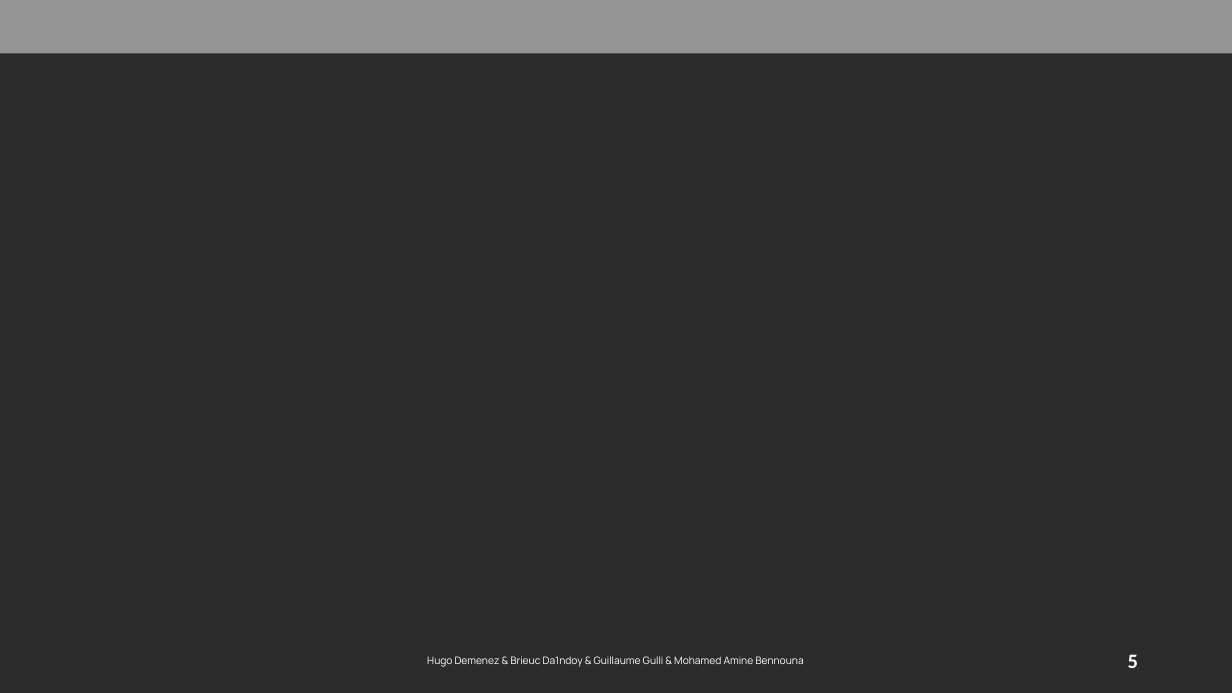
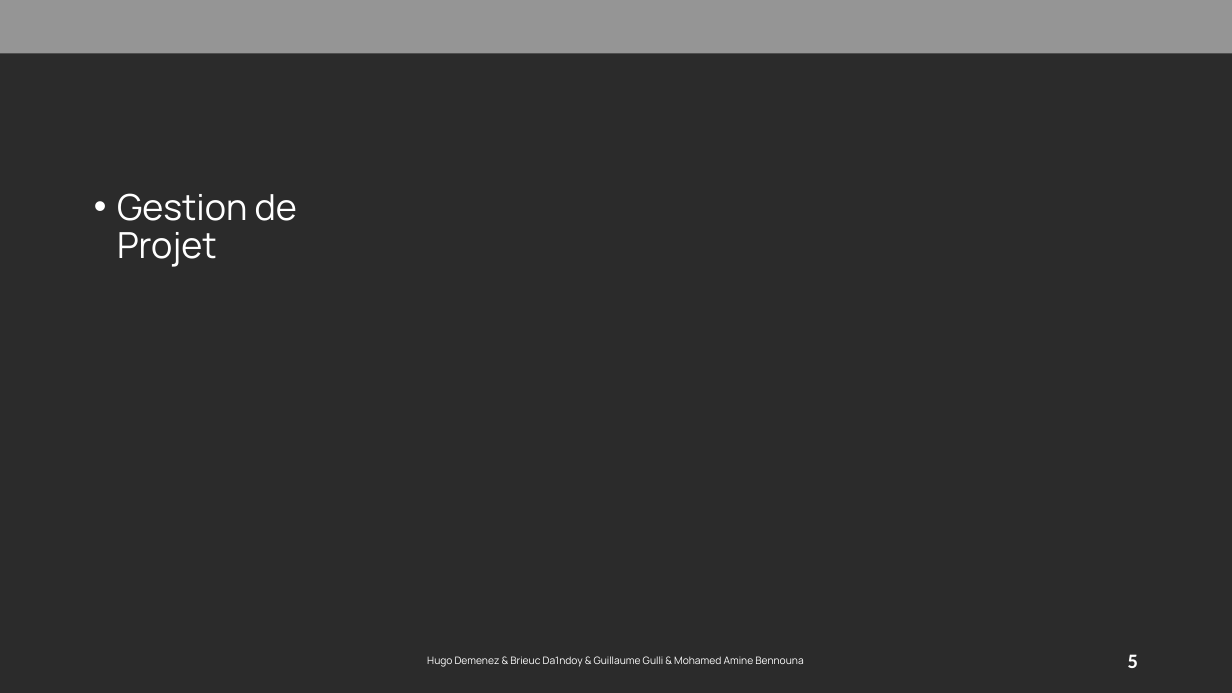
Before and after one commit to hugodemenez/isen-student-portal, a slide deck: slide 5 of presentation/Présentation1.pptx. Drawn at 1232x693 pixels with LibreOffice and Linux fonts; fonts in the diff are those of the drawing; background and template pictures are left out; a plain dark background stands for a picture behind light text. Boxes give left, top, right and bottom in pixels: in the first picture for what was removed or moved away, otherwise in the second. Text is boxed around its words. In the diff, an @@ line names an element or a change of style, - is before the commit and + after.

```diff
--- a/presentation/Présentation1.pptx
+++ b/presentation/Présentation1.pptx
@@ text added at (x1=117, y1=193, x2=297, y2=267), 28 pt, text #FFFFFF @@
+• Gestion de Projet
```
Also in this commit, not shown: 4 other slides changed, 6 other files.
